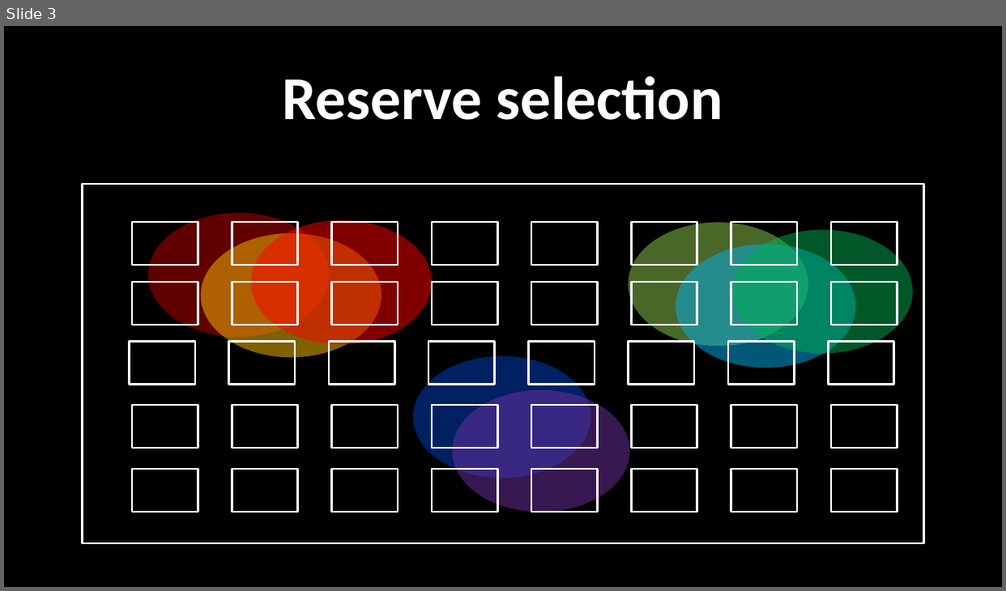
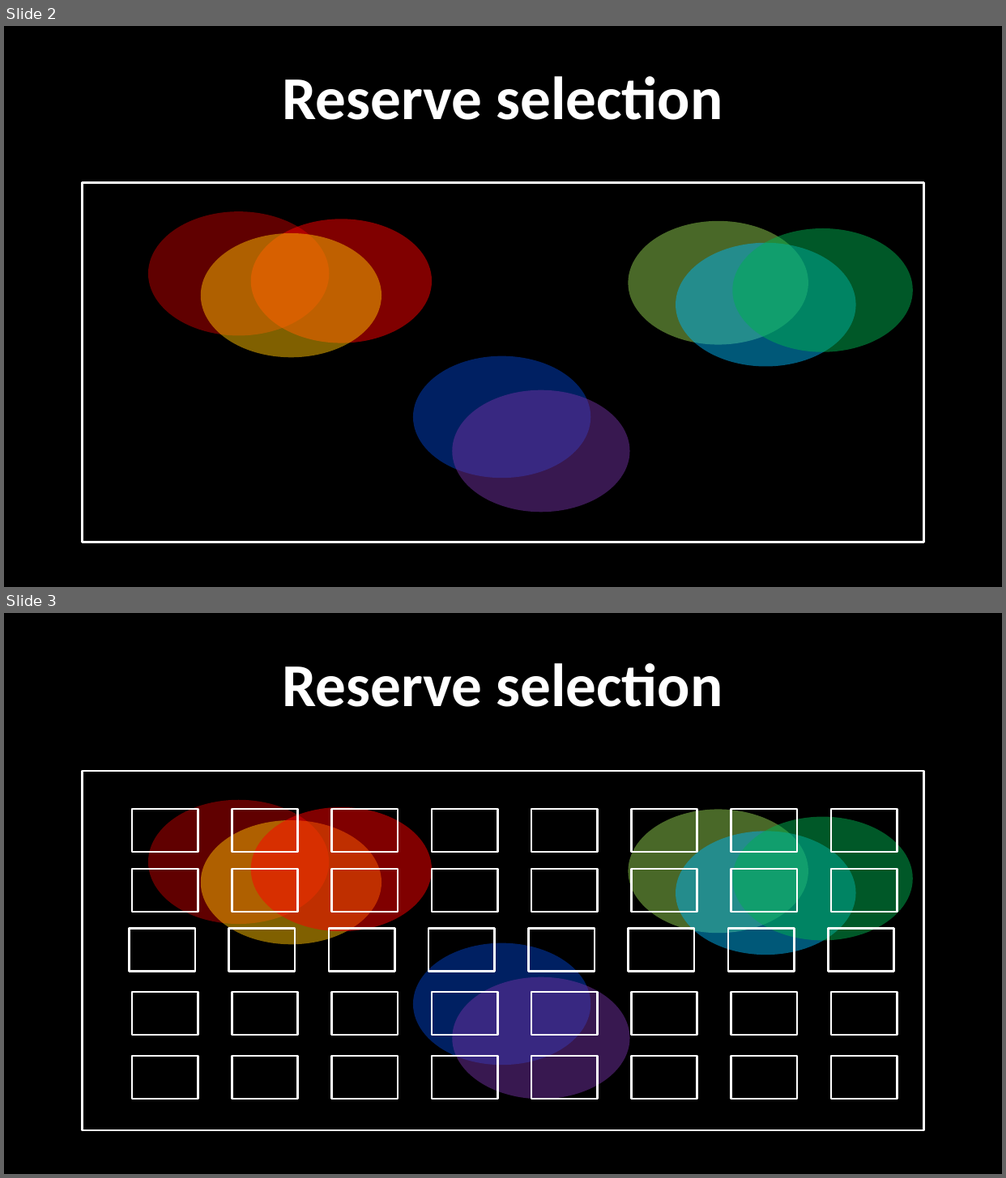
Before and after one commit to jeffreyhanson/abstracts-and-slides, a slide deck: seminars/EEF-presentation-02-08-2019/jeffrey-hanson-eff-slides.pptx. Shown one above the other, each under a label of ours: slide 3 before the commit, slides 2 and 3 after it. The pictures are 1006x591 and 1006x1178 pixels, drawn with LibreOffice and Linux fonts; fonts in the diff are those of the drawing. Boxes give left, top, right and bottom in pixels: in the first picture for what was removed or moved away, otherwise in the second. Text is boxed around its words. In the diff, an @@ line names an element or a change of style, - is before the commit and + after.

```diff
--- a/seminars/EEF-presentation-02-08-2019/jeffrey-hanson-eff-slides.pptx
+++ b/seminars/EEF-presentation-02-08-2019/jeffrey-hanson-eff-slides.pptx
@@ slide 2 added at (4, 26, 1002, 587), background #000000 @@
@@ title added at (282, 76, 722, 120), 58.7 pt, text #FFFFFF, bold @@
+Reserve selection
@@ rectangle added at (82, 182, 923, 543), outline #FFFFFF 2 pt @@
@@ ellipse added at (148, 211, 330, 336), fill #C00000 at 50% opacity @@
@@ ellipse added at (251, 219, 432, 344), fill #FF0000 at 50% opacity @@
@@ ellipse added at (201, 233, 382, 357), fill #FFC000 at 50% opacity @@
@@ ellipse added at (629, 221, 809, 345), fill #92D050 at 50% opacity @@
@@ ellipse added at (675, 243, 856, 367), fill #00B0F0 at 50% opacity @@
@@ ellipse added at (732, 228, 913, 352), fill #00B050 at 50% opacity @@
@@ ellipse added at (413, 356, 590, 478), fill #0041C4 at 50% opacity @@
@@ ellipse added at (453, 390, 630, 513), fill #7030A0 at 50% opacity @@
```
Also in this commit, not shown: 4 slides changed, 8 other slides added, 5 slides removed.
